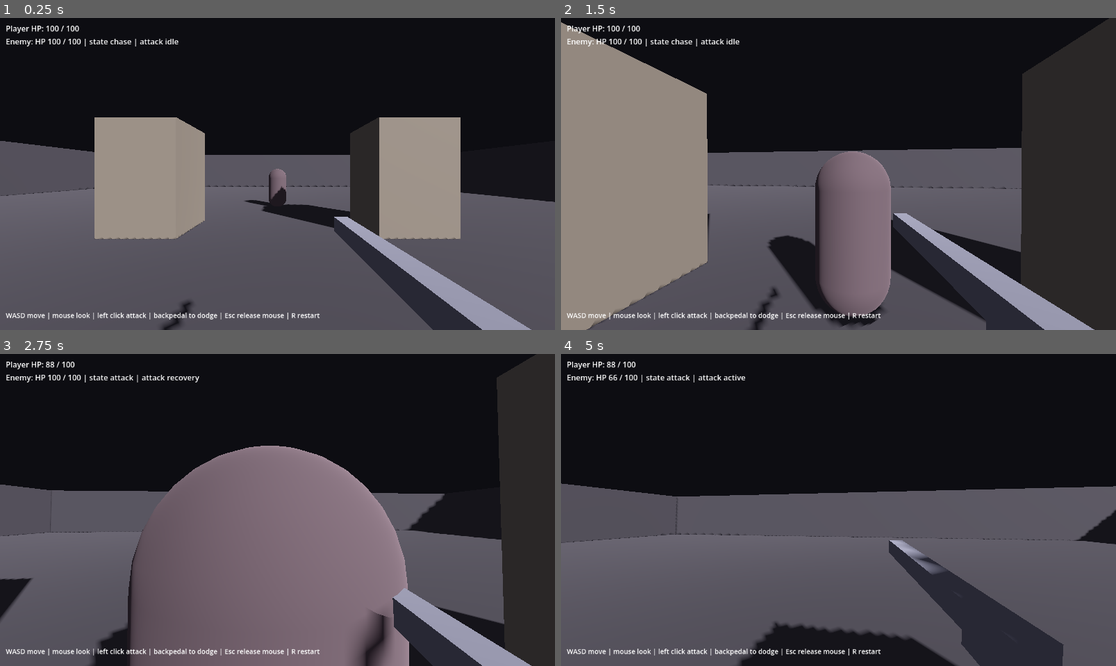
Above: before the commit, frames 1-4 (two rows, left to right).
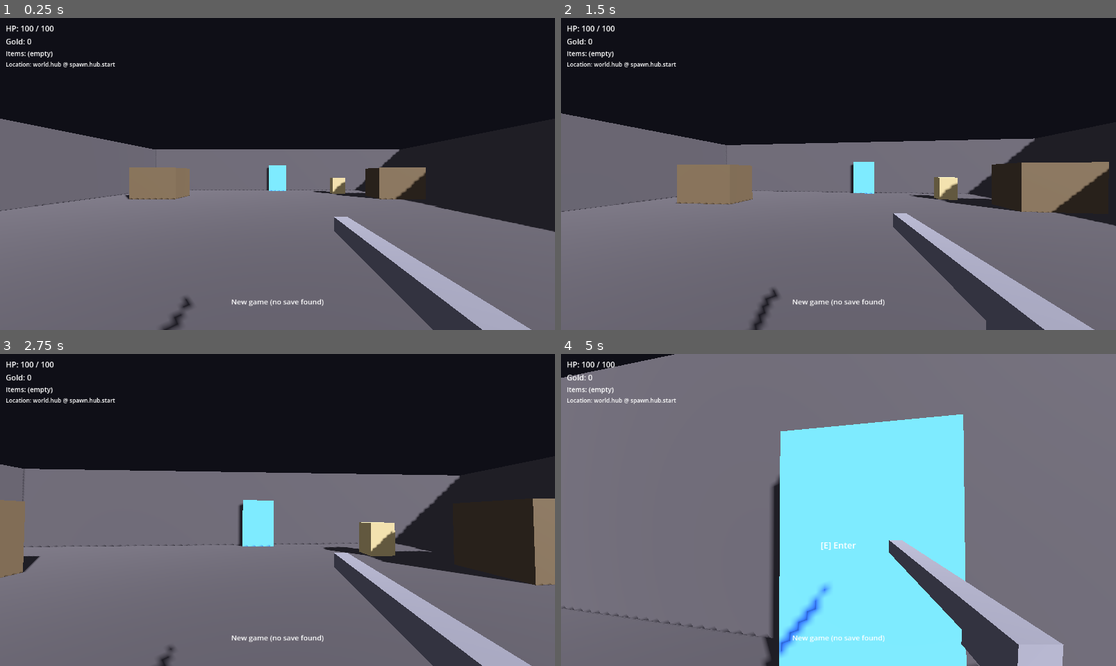
Above: after the commit, the same moments.

Repository: mikioool322/dungeon_crawler
Game: Godot game, scene res://world/main.tscn
Same seed, same stepped clock (60 frames per second), same inputs: the game is played once before the commit and once after it. Before the commit the project starts from res://world/prototype/proto_arena.tscn.
Inputs (mouse positions are in pixels of both pictures, inside the frame that each line leads up to):
- Up to frame 1 (0.25 s): no input
- Up to frame 2 (1.5 s): tap Enter at 0.5 s; move the mouse to (866, 174) at 0.52 s; hold E (interact) 0.53-1.28 s; hold W (move_forward) from 0.53 s (still down); click (866, 174) at 0.67 s; move the mouse to (810, 174) at 1.27 s; click (810, 174) at 1.35 s
- Up to frame 3 (2.75 s): keep holding W (move_forward); tap E (interact) at 1.55 s; move the mouse to (288, 503) at 2.02 s; hold E (interact) from 2.03 s (still down)
- Up to frame 4 (5 s): keep holding W (move_forward); move the mouse to (832, 516) at 2.77 s; release E (interact) at 2.78 s; tap R at 2.85 s; click (832, 516) at 2.92 s; tap E (interact) at 3.05, 4.55 s; move the mouse to (877, 513) at 3.52 s; hold E (interact) 3.53-4.28 s; move the mouse to (794, 506) at 4.27 s; click (794, 506) at 4.35 s

The runs differ from the first frame. In frame 1, 26% of the frame differs, in the area x 0-100%, y 2-100%; in frame 2, 47%; in frame 3, 30%; in frame 4, 78%, in the area x 0-100%, y 0-100%.

Commit message:
S02-I1: switch the main scene to the bootstrap, generate content, add boot/scene/graph tests
- project.godot: run/main_scene -> res://world/main.tscn (the arena stays as the Sprint 01
  combat regression fixture; its main-scene assertion moved to test_main_boot.gd)
- actors/player/player.tscn: additive InteractionController child (view = camera,
  interactor = the rig, reach 2.5) per ADR-008
- world/main.gd: injectable save_path so tests never touch a real slot
- world/main.tscn: player_scene is a PackedScene export (it was wrongly declared as a
  node_paths entry, which silently left it null)
- world/world_router.gd: inject services and the world default spawn id BEFORE resolving a
  spawn marker; an empty request must resolve through the world default, not the
  alphabetical fallback (found by test_main_boot: the player spawned 17 m off at the portal)
- content: generated world_hub.tres, world_dungeon_proto01.tres and content_manifest.tres;
  tools/generate_content_manifest.gd is the documented source of truth for them
- tests: test_main_boot.gd (AC-30), test_world_scenes.gd (AC-29), test_content_graph.gd
  (AC-24/29) cover boot, one-rig invariant, HUD binding, world structure, spawn uniqueness,
  portal destinations and the frozen loot numbers

Validation: godot --headless --path . --editor --quit -> exit 0;
godot --headless --path . -s res://tests/run_tests.gd -> PASS (328 tests, 2243 assertions),
no SCRIPT ERROR lines, no ObjectDB leak warning;
godot --headless --path . --quit-after 300 -> exit 0, no errors or warnings (main scene = hub).

Diff:
--- a/actors/player/player.tscn
+++ b/actors/player/player.tscn
@@ -6,6 +6,7 @@
 [ext_resource type="Script" path="res://systems/combat/attack_controller.gd" id="4_attack_controller"]
 [ext_resource type="Script" path="res://systems/combat/hit_detector.gd" id="5_hit_detector"]
 [ext_resource type="Resource" path="res://content/definitions/attack_player_basic.tres" id="6_attack_player_basic"]
+[ext_resource type="Script" path="res://systems/interaction/interaction_controller.gd" id="7_interaction_controller"]
 
 [sub_resource type="CapsuleShape3D" id="CapsuleShape3D_player_body"]
 radius = 0.4
@@ -67,3 +68,9 @@
 script = ExtResource("5_hit_detector")
 target_mask = 4
 blocker_mask = 1
+
+[node name="InteractionController" type="Node3D" parent="." node_paths=PackedStringArray("view", "interactor")]
+script = ExtResource("7_interaction_controller")
+view = NodePath("../Head/Camera3D")
+interactor = NodePath("..")
+reach = 2.5
--- /dev/null
+++ b/content/definitions/content_manifest.tres
@@ -0,0 +1,39 @@
+[gd_resource type="Resource" script_class="ContentManifest" format=3]
+
+[ext_resource type="Script" path="res://systems/combat/attack_definition.gd" id="1_vxh2m"]
+[ext_resource type="Resource" path="res://content/definitions/attack_player_basic.tres" id="2_04t3b"]
+[ext_resource type="Resource" path="res://content/definitions/attack_enemy_basic.tres" id="3_hyyhe"]
+[ext_resource type="Script" path="res://systems/ai/enemy_definition.gd" id="4_dtutd"]
+[ext_resource type="Resource" path="res://content/definitions/enemy_grunt.tres" id="5_8f37a"]
+[ext_resource type="Script" path="res://core/content/item_definition.gd" id="6_8rwbh"]
+[ext_resource type="Resource" path="res://content/definitions/item_rusty_dagger.tres" id="7_7b7cb"]
+[ext_resource type="Resource" path="res://content/definitions/item_minor_salve.tres" id="8_ug3py"]
+[ext_resource type="Script" path="res://core/content/reward_definition.gd" id="9_5npqu"]
+[ext_resource type="Resource" path="res://content/definitions/reward_grunt_drop.tres" id="10_0hl0v"]
+[ext_resource type="Resource" path="res://content/definitions/reward_chest_proto01.tres" id="11_dd8gp"]
+[ext_resource type="Script" path="res://systems/content/content_manifest.gd" id="12_c6dvn"]
+[ext_resource type="Script" path="res://core/content/world_definition.gd" id="13_xip28"]
+[ext_resource type="PackedScene" path="res://world/hub/hub.tscn" id="14_nnk3r"]
+[ext_resource type="PackedScene" path="res://world/dungeons/dungeon_proto01.tscn" id="15_0ixah"]
+
+[sub_resource type="Resource" id="Resource_mn74w"]
+script = ExtResource("13_xip28")
+id = &"world.hub"
+display_name = "Hub"
+scene = ExtResource("14_nnk3r")
+default_spawn_id = &"spawn.hub.start"
+
+[sub_resource type="Resource" id="Resource_mdfbh"]
+script = ExtResource("13_xip28")
+id = &"world.dungeon.proto01"
+display_name = "Proto Dungeon"
+scene = ExtResource("15_0ixah")
+default_spawn_id = &"spawn.dungeon.entry"
+
+[resource]
+script = ExtResource("12_c6dvn")
+attacks = Array[ExtResource("1_vxh2m")]([ExtResource("2_04t3b"), ExtResource("3_hyyhe")])
+enemies = Array[ExtResource("4_dtutd")]([ExtResource("5_8f37a")])
+items = Array[ExtResource("6_8rwbh")]([ExtResource("7_7b7cb"), ExtResource("8_ug3py")])
+rewards = Array[ExtResource("9_5npqu")]([ExtResource("10_0hl0v"), ExtResource("11_dd8gp")])
+worlds = Array[ExtResource("13_xip28")]([SubResource("Resource_mn74w"), SubResource("Resource_mdfbh")])
--- /dev/null
+++ b/content/definitions/world_dungeon_proto01.tres
@@ -0,0 +1,11 @@
+[gd_resource type="Resource" script_class="WorldDefinition" format=3]
+
+[ext_resource type="PackedScene" path="res://world/dungeons/dungeon_proto01.tscn" id="1_b2dyu"]
+[ext_resource type="Script" path="res://core/content/world_definition.gd" id="2_bjwcm"]
+
+[resource]
+script = ExtResource("2_bjwcm")
+id = &"world.dungeon.proto01"
+display_name = "Proto Dungeon"
+scene = ExtResource("1_b2dyu")
+default_spawn_id = &"spawn.dungeon.entry"
--- /dev/null
+++ b/content/definitions/world_hub.tres
@@ -0,0 +1,11 @@
+[gd_resource type="Resource" script_class="WorldDefinition" format=3]
+
+[ext_resource type="PackedScene" path="res://world/hub/hub.tscn" id="1_ivehb"]
+[ext_resource type="Script" path="res://core/content/world_definition.gd" id="2_ij7bq"]
+
+[resource]
+script = ExtResource("2_ij7bq")
+id = &"world.hub"
+display_name = "Hub"
+scene = ExtResource("1_ivehb")
+default_spawn_id = &"spawn.hub.start"
--- a/project.godot
+++ b/project.godot
@@ -11,7 +11,7 @@
 [application]
 
 config/name="Dark Fantasy ARPG"
-run/main_scene="res://world/prototype/proto_arena.tscn"
+run/main_scene="res://world/main.tscn"
 config/features=PackedStringArray("4.7", "Forward Plus")
 
 [input]
--- a/tests/integration/test_arena_boot.gd
+++ b/tests/integration/test_arena_boot.gd
@@ -1,8 +1,9 @@
 extends "res://tests/test_case.gd"
 
-## AC-11 — the greybox arena is the project's main scene, boots headless and wires
-## its actors, obstacles and HUD. Encounter-level scenarios (attack exchange,
-## evasion, death) live in the QA suite, not here.
+## AC-11 — the greybox arena is the Sprint 01 combat regression fixture: it boots
+## headless and wires its actors, obstacles and HUD. Sprint 02 boots through
+## `world/main.tscn` instead (see `test_main_boot.gd`), so the arena is exercised as a
+## scene, not as the project entry point.
 
 const ARENA_SCENE_PATH := "res://world/prototype/proto_arena.tscn"
 
@@ -34,9 +35,12 @@
 	return _arena.get_node_or_null("Enemy") as EnemyBrain
 
 
-func test_main_scene_is_the_arena() -> void:
+func test_arena_is_not_the_main_scene_any_more() -> void:
+	## Sprint 02 boots through `world/main.tscn`; the arena stays as the Sprint 01
+	## combat regression fixture. The main-scene contract is asserted in
+	## `tests/integration/test_main_boot.gd`.
 	var main_scene: String = str(ProjectSettings.get_setting("application/run/main_scene", ""))
-	assert_eq(main_scene, ARENA_SCENE_PATH, "the project must boot into the greybox arena")
+	assert_ne(main_scene, ARENA_SCENE_PATH, "the arena must not be the boot scene any more")
 
 
 func test_arena_loads_without_errors_and_has_the_expected_root() -> void:
--- /dev/null
+++ b/tests/integration/test_content_graph.gd
@@ -0,0 +1,168 @@
+extends "res://tests/test_case.gd"
+
+## AC-24/AC-29 — the shipped content graph is valid and frozen: every id resolves,
+## every portal destination exists, spawn ids are unique per world, and the loot
+## sources are authored exactly once (ADR-009, ADR-011).
+
+const MANIFEST_PATH := "res://content/definitions/content_manifest.tres"
+
+var _instances: Array[Node] = []
+
+
+func teardown() -> void:
+	_instances.clear()
+
+
+func _registry() -> ContentRegistry:
+	var manifest := load(MANIFEST_PATH) as ContentManifest
+	if manifest == null:
+		fail("the shipped manifest failed to load")
+		return ContentRegistry.build(null)
+	return ContentRegistry.build(manifest)
+
+
+func _world_instance(definition: WorldDefinition) -> WorldHost:
+	var instance := definition.scene.instantiate()
+	_instances.append(instance)
+	add_to_tree(instance)
+	return instance as WorldHost
+
+
+func test_the_shipped_manifest_is_valid() -> void:
+	var registry := _registry()
+	assert_true(registry.is_valid(), "no authoring problems: %s" % registry.errors)
+	assert_eq(registry.errors.size(), 0, "the error list is empty")
+	assert_eq(registry.all_worlds().size(), 2, "two worlds ship in Sprint 02")
+
+
+func test_shipped_items_and_rewards_match_the_frozen_numbers() -> void:
+	var registry := _registry()
+	var dagger := registry.find_item(&"item.rusty_dagger")
+	assert_not_null(dagger, "the dagger exists")
+	if dagger != null:
+		assert_false(dagger.stackable, "the dagger does not stack")
+		assert_eq(dagger.max_stack, 1, "a unique item holds one per entry")
+		assert_true(dagger.is_valid(), "and is valid data")
+	var salve := registry.find_item(&"item.minor_salve")
+	assert_not_null(salve, "the salve exists")
+	if salve != null:
+		assert_true(salve.stackable, "the salve stacks")
+		assert_eq(salve.max_stack, 5, "five per stack")
+
+	var grunt_drop := registry.find_reward(&"reward.grunt_drop")
+	assert_not_null(grunt_drop, "the enemy drop exists")
+	if grunt_drop != null:
+		assert_eq(grunt_drop.gold, 3, "gold-only drop")
+		assert_null(grunt_drop.item, "no item in the enemy drop")
+	var chest_reward := registry.find_reward(&"reward.chest.proto01")
+	assert_not_null(chest_reward, "the chest reward exists")
+	if chest_reward != null:
+		assert_eq(chest_reward.gold, 5, "chest gold")
+		assert_eq(chest_reward.item_count, 1, "one item")
+		if chest_reward.item != null:
+			assert_eq(chest_reward.item.id, &"item.minor_salve", "the chest holds a salve")
+
+
+func test_every_enemy_reward_is_a_known_reward() -> void:
+	var registry := _registry()
+	var grunt := registry.find_enemy(&"enemy.grunt")
+	assert_not_null(grunt, "the grunt archetype exists")
+	if grunt == null:
+		return
+	assert_not_null(grunt.reward, "the grunt carries a reward")
+	if grunt.reward != null:
+		assert_not_null(
+			registry.find_reward(grunt.reward.id),
+			"the reward '%s' is listed in the manifest" % grunt.reward.id
+		)
+
+
+func test_world_definitions_point_at_loadable_scenes() -> void:
+	var registry := _registry()
+	for definition in registry.all_worlds():
+		assert_not_null(definition.scene, "world '%s' has a scene" % definition.id)
+		if definition.scene == null:
+			continue
+		var instance := _world_instance(definition)
+		assert_not_null(instance, "world '%s' instantiates as a WorldHost" % definition.id)
+		if instance == null:
+			continue
+		assert_eq(instance.world_id, definition.id, "the scene declares the same world id")
+		assert_not_null(
+			instance.resolve_spawn(definition.default_spawn_id),
+			"world '%s' has its default spawn '%s'" % [definition.id, definition.default_spawn_id]
+		)
+
+
+func test_spawn_ids_are_unique_within_a_world() -> void:
+	var registry := _registry()
+	for definition in registry.all_worlds():
+		var instance := _world_instance(definition)
+		if instance == null:
+			continue
+		var seen: Array[StringName] = []
+		for marker in instance.spawn_markers():
+			assert_false(
+				seen.has(marker.spawn_id),
+				"world '%s' repeats the spawn id '%s'" % [definition.id, marker.spawn_id]
+			)
+			seen.append(marker.spawn_id)
+
+
+func test_every_portal_target_resolves_to_a_world_and_spawn() -> void:
+	var registry := _registry()
+	for definition in registry.all_worlds():
+		var instance := _world_instance(definition)
+		if instance == null:
+			continue
+		var portals: Array[PortalInteractable] = []
+		for node in instance.find_children("*", "Node3D", true, false):
+			if node is PortalInteractable:
+				portals.append(node as PortalInteractable)
+		assert_true(portals.size() >= 1, "world '%s' has at least one portal" % definition.id)
+		for portal in portals:
+			assert_ne(portal.target_world_id, &"", "a portal in '%s' has no target world" % definition.id)
+			assert_ne(portal.target_spawn_id, &"", "a portal in '%s' has no target spawn" % definition.id)
+			var target := registry.find_world(portal.target_world_id)
+			assert_not_null(
+				target,
+				"portal target world '%s' is listed in the manifest" % portal.target_world_id
+			)
+			if target == null or target.scene == null:
+				continue
+			var target_instance := _world_instance(target)
+			if target_instance == null:
+				continue
+			assert_not_null(
+				target_instance.resolve_spawn(portal.target_spawn_id),
+				"portal target spawn '%s' exists in '%s'" % [portal.target_spawn_id, target.id]
+			)
+
+
+func test_loot_source_ids_are_authored_and_unique_per_world() -> void:
+	var registry := _registry()
+	for definition in registry.all_worlds():
+		var instance := _world_instance(definition)
+		if instance == null:
+			continue
+		var sources: Array[StringName] = []
+		for node in instance.find_children("*", "Node3D", true, false):
+			if node is EnemyBrain:
+				var enemy := node as EnemyBrain
+				if enemy.loot_source_id == &"":
+					continue  # an enemy without a drop is allowed
+				assert_false(
+					sources.has(enemy.loot_source_id),
+					"world '%s' repeats the loot source '%s'" % [definition.id, enemy.loot_source_id]
+				)
+				sources.append(enemy.loot_source_id)
+			elif node is ChestInteractable or node is PickupInteractable:
+				var source: StringName = node.get("loot_source_id")
+				assert_ne(source, &"", "a loot interactable in '%s' has no source id" % definition.id)
+				assert_false(
+					sources.has(source),
+					"world '%s' repeats the loot source '%s'" % [definition.id, source]
+				)
+				sources.append(source)
+		if definition.id == &"world.dungeon.proto01":
+			assert_true(sources.size() >= 2, "the dungeon ships both an enemy drop and a chest")
--- /dev/null
+++ b/tests/integration/test_main_boot.gd
@@ -0,0 +1,136 @@
+extends "res://tests/test_case.gd"
+
+## AC-30 — the game boots through `world/main.tscn`: the hub loads, exactly one player
+## rig exists at the hub's start marker, the HUD is bound and the session is in the hub.
+##
+## The test injects a temporary save path so it never reads or writes a real slot.
+
+const MAIN_SCENE_PATH := "res://world/main.tscn"
+const TEST_SAVE_PATH := "user://test_main_boot_slot.json"
+
+var _main: Main = null
+
+
+func setup() -> void:
+	_delete_save_files()
+
+
+func teardown() -> void:
+	_main = null
+	_delete_save_files()
+
+
+func _delete_save_files() -> void:
+	for suffix in ["", ".tmp", ".bak", ".corrupt"]:
+		var path := "%s%s" % [TEST_SAVE_PATH, suffix]
+		if FileAccess.file_exists(path):
+			DirAccess.remove_absolute(ProjectSettings.globalize_path(path))
+
+
+func _instantiate_main() -> Main:
+	var scene := load(MAIN_SCENE_PATH) as PackedScene
+	if scene == null:
+		fail("main scene failed to load: %s" % MAIN_SCENE_PATH)
+		return null
+	_main = scene.instantiate() as Main
+	if _main == null:
+		fail("main scene root is not a Main")
+		return null
+	_main.save_path = TEST_SAVE_PATH
+	add_to_tree(_main)
+	return _main
+
+
+func _count_players() -> int:
+	var count := 0
+	for node in _walk(_main):
+		if node is PlayerController:
+			count += 1
+	return count
+
+
+func _walk(root: Node) -> Array[Node]:
+	var found: Array[Node] = []
+	for child in root.get_children():
+		found.append(child)
+		found.append_array(_walk(child))
+	return found
+
+
+func test_main_scene_is_the_bootstrap() -> void:
+	var main_scene: String = str(ProjectSettings.get_setting("application/run/main_scene", ""))
+	assert_eq(main_scene, MAIN_SCENE_PATH, "the project boots into the composition root")
+
+
+func test_boot_loads_the_hub_with_one_player_at_the_start_marker() -> void:
+	var main := _instantiate_main()
+	if main == null:
+		return
+	await wait_physics_frames(30)
+
+	assert_true(main.registry.is_valid(), "the shipped manifest is valid: %s" % main.registry.errors)
+	assert_eq(main.boot_result.status, SaveResult.Status.MISSING, "a fresh slot starts a new game")
+	assert_eq(main.session.state.world_id, &"world.hub", "the session starts in the hub")
+
+	var router := main.router
+	assert_not_null(router, "the router is wired")
+	if router == null:
+		return
+	var world := router.current_world()
+	assert_not_null(world, "a world is loaded")
+	if world == null:
+		return
+	assert_eq(world.world_id, &"world.hub", "the hub is the first world")
+	assert_eq(main.world_slot.get_child_count(), 1, "exactly one world is hosted")
+	assert_eq(_count_players(), 1, "exactly one player rig exists")
+
+	var player := router.current_player()
+	assert_not_null(player, "the router owns the player")
+	if player == null:
+		return
+	var marker := world.resolve_spawn(&"spawn.hub.start")
+	assert_not_null(marker, "the hub has a start marker")
+	if marker != null:
+		var offset := MeleeRules.horizontal_distance(player.global_position, marker.global_position)
+		assert_true(offset < 0.5, "the player spawned at the marker (%.2f m off)" % offset)
+	assert_true(player.is_on_floor(), "and stands on the floor")
+	assert_eq(main.session.state.spawn_id, &"spawn.hub.start", "the session recorded the spawn id")
+
+
+func test_boot_binds_the_hud_to_the_live_rig() -> void:
+	var main := _instantiate_main()
+	if main == null:
+		return
+	await wait_physics_frames(30)
+	assert_not_null(main.hud, "the HUD is wired")
+	if main.hud == null:
+		return
+	assert_true(main.hud.health_label.text.contains("100"), "HP shown: '%s'" % main.hud.health_label.text)
+	assert_true(main.hud.gold_label.text.contains("0"), "gold shown: '%s'" % main.hud.gold_label.text)
+	assert_true(
+		main.hud.world_label.text.contains("world.hub"),
+		"location shown: '%s'" % main.hud.world_label.text
+	)
+	assert_true(
+		main.hud.status_label.text.contains("New game"),
+		"the boot outcome is reported: '%s'" % main.hud.status_label.text
+	)
+
+
+func test_hud_survives_a_world_swap_without_duplicating_actors() -> void:
+	var main := _instantiate_main()
+	if main == null:
+		return
+	await wait_physics_frames(10)
+	var code := main.router.request_travel(&"world.dungeon.proto01", &"spawn.dungeon.entry")
+	assert_eq(code, WorldRouter.CODE_TRAVEL_STARTED, "travel to the dungeon starts")
+	await wait_physics_frames(10)
+
+	assert_eq(main.router.current_world_id(), &"world.dungeon.proto01", "the dungeon is current")
+	assert_eq(main.world_slot.get_child_count(), 1, "the old world is gone, not stacked")
+	assert_eq(_count_players(), 1, "still exactly one player rig")
+	assert_true(
+		main.hud.world_label.text.contains("world.dungeon.proto01"),
+		"the HUD followed the swap: '%s'" % main.hud.world_label.text
+	)
+	assert_true(main.hud.health_label.text.contains("100"), "HP survives the travel")
--- /dev/null
+++ b/tests/integration/test_world_scenes.gd
@@ -0,0 +1,118 @@
+extends "res://tests/test_case.gd"
+
+## AC-29 — the two shipped worlds are structurally sound: WorldHost roots with the
+## right ids, resolvable spawn markers, authored interactables and enemy placements.
+##
+## Structural only: the encounter behaviour lives in the Sprint 01 suites and the
+## end-to-end loop is QA's.
+
+const HUB_SCENE := "res://world/hub/hub.tscn"
+const DUNGEON_SCENE := "res://world/dungeons/dungeon_proto01.tscn"
+
+var _world: WorldHost = null
+
+
+func teardown() -> void:
+	_world = null
+
+
+func _instantiate(path: String) -> WorldHost:
+	var scene := load(path) as PackedScene
+	if scene == null:
+		fail("scene failed to load: %s" % path)
+		return null
+	var instance := scene.instantiate()
+	if not (instance is WorldHost):
+		fail("%s root is not a WorldHost" % path)
+		if instance != null:
+			instance.free()
+		return null
+	_world = instance as WorldHost
+	add_to_tree(_world)
+	return _world
+
+
+func test_hub_scene_contract() -> void:
+	var hub := _instantiate(HUB_SCENE)
+	if hub == null:
+		return
+	await wait_physics_frames(2)
+	assert_eq(hub.world_id, &"world.hub", "the hub declares its world id")
+	var ids := _spawn_ids(hub)
+	assert_true(ids.has(&"spawn.hub.start"), "the start marker exists")
+	assert_true(ids.has(&"spawn.hub.dungeon_portal"), "the portal arrival marker exists")
+	assert_not_null(hub.resolve_spawn(&"spawn.hub.start"), "the default spawn resolves")
+	assert_not_null(hub.get_node_or_null("PortalToDungeon") as PortalInteractable, "the hub portal exists")
+	assert_not_null(
+		hub.get_node_or_null("Shrine") as SaveShrineInteractable, "the save shrine exists"
+	)
+	assert_true(hub.get_node_or_null("Floor") is StaticBody3D, "the hub has ground")
+	for node_name in ["StallWest", "StallEast"]:
+		assert_true(
+			hub.get_node_or_null(node_name) is StaticBody3D,
+			"%s reserves space for future NPCs/trade" % node_name
+		)
+
+
+func test_dungeon_scene_contract() -> void:
+	var dungeon := _instantiate(DUNGEON_SCENE)
+	if dungeon == null:
+		return
+	await wait_physics_frames(2)
+	assert_eq(dungeon.world_id, &"world.dungeon.proto01", "the dungeon declares its world id")
+	var ids := _spawn_ids(dungeon)
+	assert_true(ids.has(&"spawn.dungeon.entry"), "the entry marker exists")
+	assert_true(ids.has(&"spawn.dungeon.return_portal"), "the return marker exists")
+	assert_not_null(dungeon.resolve_spawn(&"spawn.dungeon.entry"), "the default spawn resolves")
+	assert_not_null(dungeon.loot_pickup_scene, "the dungeon can spawn drops")
+	assert_not_null(
+		dungeon.get_node_or_null("PortalToHub") as PortalInteractable, "the return portal exists"
+	)
+
+	var enemy := dungeon.get_node_or_null("Enemy") as EnemyBrain
+	assert_not_null(enemy, "the dungeon holds one enemy")
+	if enemy != null:
+		assert_eq(enemy.loot_source_id, &"enemy.a", "the enemy placement carries a stable loot source id")
+		assert_not_null(enemy.definition, "and an archetype")
+
+	var chest := dungeon.get_node_or_null("Chest") as ChestInteractable
+	assert_not_null(chest, "the dungeon holds a chest")
+	if chest != null:
+		assert_not_null(chest.reward, "the chest has a reward")
+		assert_eq(chest.loot_source_id, &"chest.a", "and a stable loot source id")
+
+	for node_name in ["PillarWest", "PillarEast"]:
+		assert_true(
+			dungeon.get_node_or_null(node_name) is StaticBody3D,
+			"%s provides attack-blocking cover" % node_name
+		)
+
+
+func test_worlds_stand_alone_without_injected_services() -> void:
+	## Editor and unit-test instantiation must not error: a world without a context
+	## binds nothing and warns.
+	var hub := _instantiate(HUB_SCENE)
+	if hub == null:
+		return
+	await wait_physics_frames(2)
+	assert_false(hub.has_context(), "no services were injected")
+	assert_true(hub.is_inside_tree(), "the world still runs")
+	assert_null(hub.current_player(), "and hosts no player of its own")
+
+
+func test_portals_point_at_real_destinations() -> void:
+	var hub := _instantiate(HUB_SCENE)
+	if hub == null:
+		return
+	var portal := hub.get_node_or_null("PortalToDungeon") as PortalInteractable
+	assert_not_null(portal, "the hub portal exists")
+	if portal != null:
+		assert_eq(portal.target_world_id, &"world.dungeon.proto01", "it targets the dungeon")
+		assert_eq(portal.target_spawn_id, &"spawn.dungeon.entry", "at the entry marker")
+
+
+func _spawn_ids(world: WorldHost) -> Array[StringName]:
+	var ids: Array[StringName] = []
+	for marker in world.spawn_markers():
+		ids.append(marker.spawn_id)
+	return ids
--- a/tools/_gen_sprint02_content.gd
+++ b/tools/generate_content_manifest.gd
@@ -1,8 +1,13 @@
 extends SceneTree
 
-## TEMPORARY Sprint 02 content generator. Generates the world definitions and the
-## content manifest so the typed arrays serialize exactly as Godot expects, then
-## prints the registry validation result. Deleted right after the run.
+## Sprint 02 content generator (maintenance tool, like tools/setup_input_map.gd).
+##
+## Run:  <godot> --headless --path . -s res://tools/generate_content_manifest.gd
+##
+## It writes the world definitions and the content manifest so the typed arrays
+## serialize exactly as Godot expects, then prints the registry validation result.
+## The script is the source of truth for those .tres files: add content here and
+## re-run it instead of hand-editing the manifest.
 
 const WORLD_HUB := "res://content/definitions/world_hub.tres"
 const WORLD_DUNGEON := "res://content/definitions/world_dungeon_proto01.tres"
--- a/world/main.gd
+++ b/world/main.gd
@@ -14,6 +14,10 @@
 @export var router: WorldRouter = null
 @export var hud: GameHud = null
 
+## Save slot path; empty means the shipped default (`user://save_slot0.json`).
+## Tests inject a temporary path so they never touch a real save.
+@export var save_path: String = ""
+
 var registry: ContentRegistry = null
 var save_manager: SaveManager = null
 var session: GameSession = null
@@ -26,7 +30,7 @@
 		push_error("Main: content manifest is not valid: %s" % "; ".join(registry.errors))
 
 	save_manager = SaveManager.new()
-	save_manager.setup()
+	save_manager.setup(save_path)
 
 	session = GameSession.new()
 	session.setup(registry, save_manager)
--- a/world/main.tscn
+++ b/world/main.tscn
@@ -13,7 +13,7 @@
 
 [node name="WorldSlot" type="Node3D" parent="."]
 
-[node name="Router" type="Node" parent="." node_paths=PackedStringArray("player_scene")]
+[node name="Router" type="Node" parent="."]
 script = ExtResource("2_router")
 player_scene = ExtResource("3_player")
 respawn_world_id = &"world.hub"
--- a/world/world_router.gd
+++ b/world/world_router.gd
@@ -139,18 +139,8 @@
 		_free_instance(instance)
 		return failure
 
-	var marker := next_world.resolve_spawn(spawn_id)
-	if marker == null:
-		push_warning("WorldRouter: world '%s' has no spawn markers" % world_id)
-		_free_instance(instance)
-		return {"code": CODE_INVALID_SPAWN}
-	var resolved_spawn: StringName = marker.spawn_id
-	var used_fallback: bool = spawn_id != &"" and resolved_spawn != spawn_id
-
-	var player := _build_player(marker)
-	if player == null:
-		_free_instance(instance)
-		return failure
+	# Services (and the world default spawn id) must be injected before resolving a
+	# marker: an empty request resolves through the world's declared default.
 	next_world.configure(
 		_session,
 		_registry,
@@ -158,6 +148,19 @@
 		_save_callable(),
 		definition.default_spawn_id
 	)
+
+	var marker := next_world.resolve_spawn(spawn_id)
+	if marker == null:
+		push_warning("WorldRouter: world '%s' has no spawn markers" % world_id)
+		_free_instance(instance)
+		return {"code": CODE_INVALID_SPAWN}
+	var resolved_spawn: StringName = marker.spawn_id
+	var used_fallback: bool = spawn_id != &"" and resolved_spawn != spawn_id
+
+	var player := _build_player(marker)
+	if player == null:
+		_free_instance(instance)
+		return failure
 	next_world.add_child(player)
 
 	if capture_player_health:
Not shown: 1 places in actors/player/player.tscn that only renumber resources
Not shown, added: tests/integration/test_content_graph.gd.uid
Not shown, added: tests/integration/test_main_boot.gd.uid
Not shown, added: tests/integration/test_world_scenes.gd.uid
Not shown, added: tools/_gen_sprint02_content.gd.uid
